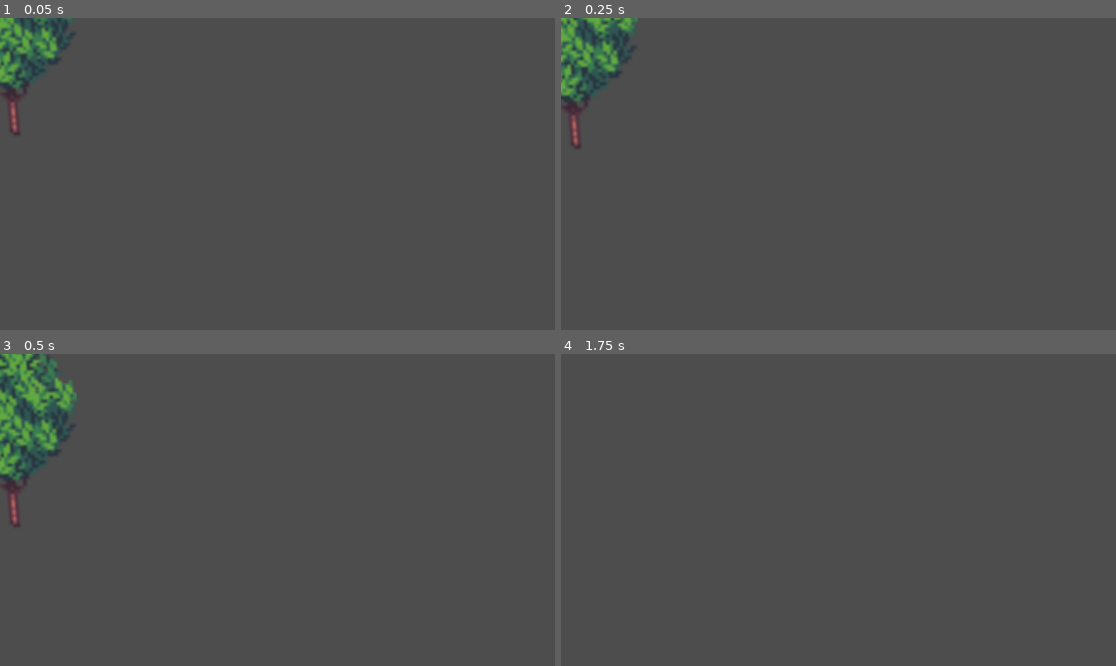
Above: before the commit, frames 1-4 (two rows, left to right).
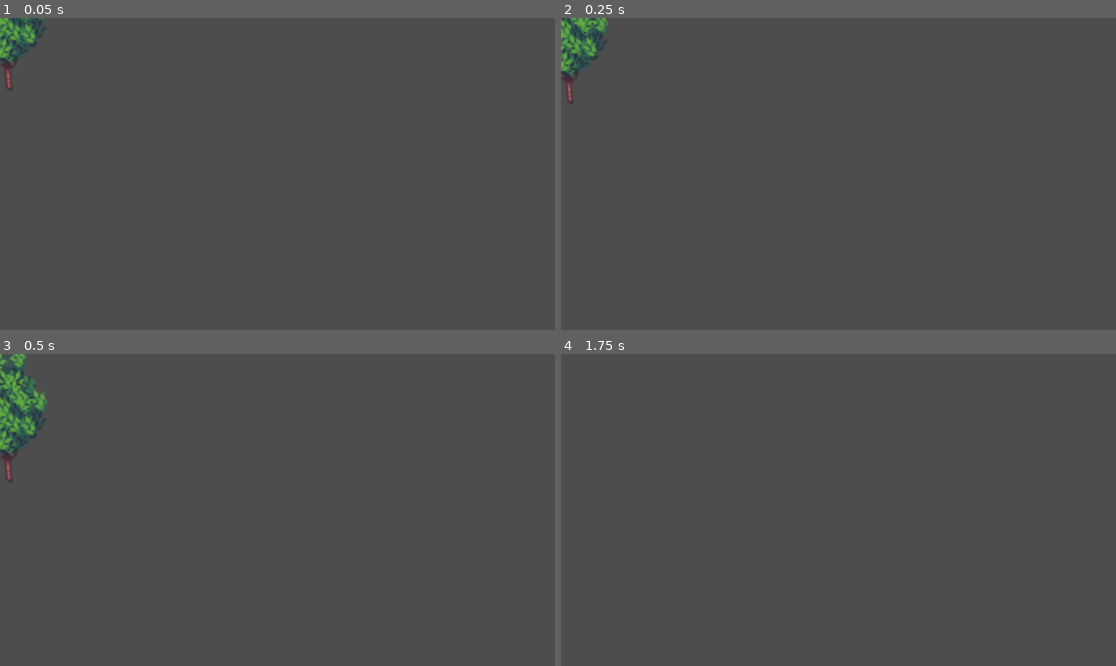
Above: after the commit, the same moments.

Repository: emilykrohn/TreeikaGame
Game: Godot game, scene res://Scenes/Game/Trees/tree_10.tscn
Same seed, same stepped clock (60 frames per second), same inputs: the game is played once before the commit and once after it. This scene is started directly instead of the project's main scene.
Inputs:
- Up to frame 1 (0.05 s): no input
- Up to frame 2 (0.25 s): no input
- Up to frame 3 (0.5 s): no input
- Up to frame 4 (1.75 s): no input

The runs differ from the first frame. In frame 1, 2.1% of the frame differs, in the area x 0-14%, y 0-38%; in frame 2, 2.5%; in frame 3, 3.7%, in the area x 0-14%, y 0-56%; in frame 4, nothing differs.

Commit message:
Resize all tree sprites

Diff:
--- a/Scenes/Game/Trees/tree_1.tscn
+++ b/Scenes/Game/Trees/tree_1.tscn
@@ -5,14 +5,15 @@
 [sub_resource type="PhysicsMaterial" id="PhysicsMaterial_wn6e2"]
 
 [sub_resource type="CapsuleShape2D" id="CapsuleShape2D_ut10s"]
-radius = 13.0
-height = 138.0
+radius = 6.15202
+height = 41.4888
 
 [node name="Tree1" type="RigidBody2D"]
 rotation = -0.0876322
 physics_material_override = SubResource("PhysicsMaterial_wn6e2")
 
 [node name="Sprite2D" type="Sprite2D" parent="."]
+scale = Vector2(0.3, 0.3)
 texture = ExtResource("1_22g0u")
 
 [node name="CollisionShape2D" type="CollisionShape2D" parent="."]
--- a/Scenes/Game/Trees/tree_10.tscn
+++ b/Scenes/Game/Trees/tree_10.tscn
@@ -5,17 +5,17 @@
 [sub_resource type="PhysicsMaterial" id="PhysicsMaterial_wn6e2"]
 
 [sub_resource type="CapsuleShape2D" id="CapsuleShape2D_k63j7"]
-radius = 116.484
-height = 485.71
+radius = 92.2596
+height = 305.876
 
 [node name="Tree10" type="RigidBody2D"]
 rotation = -0.0876322
 physics_material_override = SubResource("PhysicsMaterial_wn6e2")
 
 [node name="Sprite2D" type="Sprite2D" parent="."]
-scale = Vector2(7, 7)
+scale = Vector2(4.3, 4.3)
 texture = ExtResource("1_klwkp")
 
 [node name="CollisionShape2D" type="CollisionShape2D" parent="."]
-position = Vector2(0.854565, 13.1252)
+position = Vector2(4.45569, 6.41458)
 shape = SubResource("CapsuleShape2D_k63j7")
--- a/Scenes/Game/Trees/tree_11.tscn
+++ b/Scenes/Game/Trees/tree_11.tscn
@@ -5,16 +5,15 @@
 [sub_resource type="PhysicsMaterial" id="PhysicsMaterial_wn6e2"]
 
 [sub_resource type="CircleShape2D" id="CircleShape2D_2tdgv"]
-radius = 279.33
+radius = 133.375
 
 [node name="Tree11" type="RigidBody2D"]
 rotation = -0.0876322
 physics_material_override = SubResource("PhysicsMaterial_wn6e2")
 
 [node name="Sprite2D" type="Sprite2D" parent="."]
-scale = Vector2(2, 2)
 texture = ExtResource("1_nii8j")
 
 [node name="CollisionShape2D" type="CollisionShape2D" parent="."]
-position = Vector2(0.854565, 13.1252)
+position = Vector2(0.558562, 5.06833)
 shape = SubResource("CircleShape2D_2tdgv")
--- a/Scenes/Game/Trees/tree_2.tscn
+++ b/Scenes/Game/Trees/tree_2.tscn
@@ -5,14 +5,15 @@
 [sub_resource type="PhysicsMaterial" id="PhysicsMaterial_wn6e2"]
 
 [sub_resource type="CapsuleShape2D" id="CapsuleShape2D_ut10s"]
-radius = 21.182
-height = 138.0
+radius = 12.2165
+height = 59.9448
 
 [node name="Tree2" type="RigidBody2D"]
 rotation = -0.0876322
 physics_material_override = SubResource("PhysicsMaterial_wn6e2")
 
 [node name="Sprite2D" type="Sprite2D" parent="."]
+scale = Vector2(0.4, 0.4)
 texture = ExtResource("1_g7lyf")
 
 [node name="CollisionShape2D" type="CollisionShape2D" parent="."]
--- a/Scenes/Game/Trees/tree_3.tscn
+++ b/Scenes/Game/Trees/tree_3.tscn
@@ -5,13 +5,14 @@
 [sub_resource type="PhysicsMaterial" id="PhysicsMaterial_wn6e2"]
 
 [sub_resource type="CircleShape2D" id="CircleShape2D_2736k"]
-radius = 67.1193
+radius = 34.2053
 
 [node name="Tree3" type="RigidBody2D"]
 rotation = -0.0876322
 physics_material_override = SubResource("PhysicsMaterial_wn6e2")
 
 [node name="Sprite2D" type="Sprite2D" parent="."]
+scale = Vector2(0.5, 0.5)
 texture = ExtResource("1_qre55")
 
 [node name="CollisionShape2D" type="CollisionShape2D" parent="."]
--- a/Scenes/Game/Trees/tree_4.tscn
+++ b/Scenes/Game/Trees/tree_4.tscn
@@ -5,13 +5,14 @@
 [sub_resource type="PhysicsMaterial" id="PhysicsMaterial_wn6e2"]
 
 [sub_resource type="CircleShape2D" id="CircleShape2D_2736k"]
-radius = 72.3395
+radius = 52.0096
 
 [node name="Tree4" type="RigidBody2D"]
 rotation = -0.0876322
 physics_material_override = SubResource("PhysicsMaterial_wn6e2")
 
 [node name="Sprite2D" type="Sprite2D" parent="."]
+scale = Vector2(0.7, 0.7)
 texture = ExtResource("1_leeew")
 
 [node name="CollisionShape2D" type="CollisionShape2D" parent="."]
--- a/Scenes/Game/Trees/tree_5.tscn
+++ b/Scenes/Game/Trees/tree_5.tscn
@@ -5,13 +5,14 @@
 [sub_resource type="PhysicsMaterial" id="PhysicsMaterial_wn6e2"]
 
 [sub_resource type="CircleShape2D" id="CircleShape2D_2736k"]
-radius = 106.075
+radius = 68.0074
 
 [node name="Tree5" type="RigidBody2D"]
 rotation = -0.0876322
 physics_material_override = SubResource("PhysicsMaterial_wn6e2")
 
 [node name="Sprite2D" type="Sprite2D" parent="."]
+scale = Vector2(0.6, 0.6)
 texture = ExtResource("1_ygcsw")
 
 [node name="CollisionShape2D" type="CollisionShape2D" parent="."]
--- a/Scenes/Game/Trees/tree_6.tscn
+++ b/Scenes/Game/Trees/tree_6.tscn
@@ -6,14 +6,14 @@
 
 [sub_resource type="CapsuleShape2D" id="CapsuleShape2D_k63j7"]
 radius = 56.5569
-height = 229.528
+height = 169.325
 
 [node name="Tree6" type="RigidBody2D"]
 rotation = -0.0876322
 physics_material_override = SubResource("PhysicsMaterial_wn6e2")
 
 [node name="Sprite2D" type="Sprite2D" parent="."]
-scale = Vector2(2, 2)
+scale = Vector2(1.5, 1.5)
 texture = ExtResource("1_2nh5h")
 
 [node name="CollisionShape2D" type="CollisionShape2D" parent="."]
--- a/Scenes/Game/Trees/tree_7.tscn
+++ b/Scenes/Game/Trees/tree_7.tscn
@@ -5,17 +5,17 @@
 [sub_resource type="PhysicsMaterial" id="PhysicsMaterial_wn6e2"]
 
 [sub_resource type="CapsuleShape2D" id="CapsuleShape2D_k63j7"]
-radius = 70.5677
-height = 275.613
+radius = 75.1498
+height = 222.548
 
 [node name="Tree7" type="RigidBody2D"]
 rotation = -0.0876322
 physics_material_override = SubResource("PhysicsMaterial_wn6e2")
 
 [node name="Sprite2D" type="Sprite2D" parent="."]
-scale = Vector2(2, 2)
+scale = Vector2(1.5, 1.5)
 texture = ExtResource("1_d0b5k")
 
 [node name="CollisionShape2D" type="CollisionShape2D" parent="."]
-position = Vector2(9.17395, 9.84067)
+position = Vector2(7.18162, 9.66562)
 shape = SubResource("CapsuleShape2D_k63j7")
--- a/Scenes/Game/Trees/tree_8.tscn
+++ b/Scenes/Game/Trees/tree_8.tscn
@@ -5,17 +5,17 @@
 [sub_resource type="PhysicsMaterial" id="PhysicsMaterial_wn6e2"]
 
 [sub_resource type="CapsuleShape2D" id="CapsuleShape2D_k63j7"]
-radius = 73.42
-height = 359.669
+radius = 71.6903
+height = 277.108
 
 [node name="Tree8" type="RigidBody2D"]
 rotation = -0.0876322
 physics_material_override = SubResource("PhysicsMaterial_wn6e2")
 
 [node name="Sprite2D" type="Sprite2D" parent="."]
-scale = Vector2(2, 2)
+scale = Vector2(1.5, 1.5)
 texture = ExtResource("1_5jqhf")
 
 [node name="CollisionShape2D" type="CollisionShape2D" parent="."]
-position = Vector2(0.854565, 13.1252)
+position = Vector2(-0.26256, 2.98849)
 shape = SubResource("CapsuleShape2D_k63j7")
--- a/Scenes/Game/Trees/tree_9.tscn
+++ b/Scenes/Game/Trees/tree_9.tscn
@@ -5,17 +5,17 @@
 [sub_resource type="PhysicsMaterial" id="PhysicsMaterial_wn6e2"]
 
 [sub_resource type="CapsuleShape2D" id="CapsuleShape2D_k63j7"]
-radius = 73.42
-height = 425.415
+radius = 49.7747
+height = 306.751
 
 [node name="Tree9" type="RigidBody2D"]
 rotation = -0.0876322
 physics_material_override = SubResource("PhysicsMaterial_wn6e2")
 
 [node name="Sprite2D" type="Sprite2D" parent="."]
-scale = Vector2(3, 3)
+scale = Vector2(2.1, 2.1)
 texture = ExtResource("1_p6b2o")
 
 [node name="CollisionShape2D" type="CollisionShape2D" parent="."]
-position = Vector2(0.854565, 13.1252)
+position = Vector2(-2.25489, 2.81345)
 shape = SubResource("CapsuleShape2D_k63j7")
